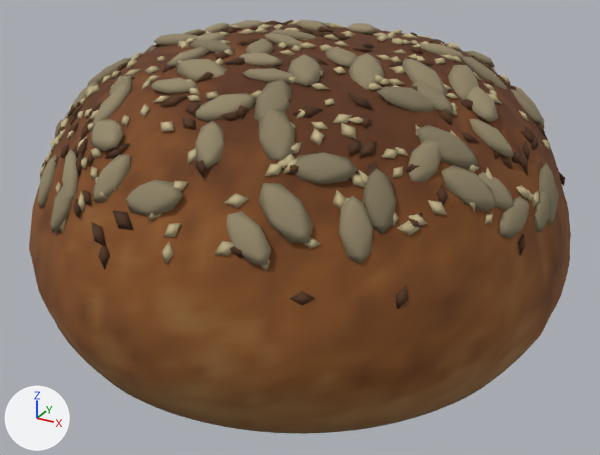
The glTF model digitale-baeckerei/produkte-3d/koernerweck.glb, before and after one commit.
The view is the same before and after, from a camera (50 mm lens) standing at (0.0709, -0.1291, 0.0821) and looking at (0.0018, -0.0034, 0.0192). The lights are fixed; the arrows at lower left show +X, +Y and +Z. The older version comes first. Where no turn or scale is listed for an object, it has been applied to the vertices.

Objects in the first picture: 'koernerweck'.
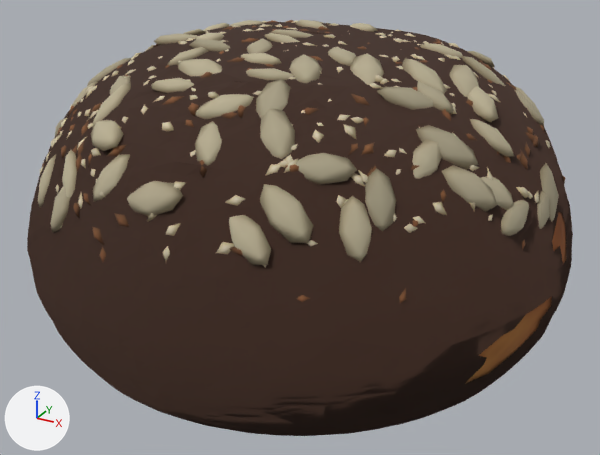
Where the newer file only moved an object's origin or applied its transform, the numbers keep the older frame.

What the commit changed:
me_koernerweck is used by ob_koernerweck; location (0.0, 0.0, 0.028).
me_koernerweck had 11606 vertices, 20632 faces and spanned x -0.05..0.05, y -0.05..0.05, z -0.028..0.028.
me_koernerweck now has 14596 vertices, 26588 faces and spans x -0.0503..0.0503, y -0.0503..0.0503, z -0.028..0.028.
me_koernerweck part 1: 2 vertices moved within x -0.0014..0.0006, y -0.0019..0.0004, z 0.0265; 2 vertices removed from x -0.0014..0.0005, y -0.0019..0.0005, z 0.0265; 2992 vertices added at x -0.0503..0.0503, y -0.0503..0.0503, z -0.028..0.0274.
me_koernerweck part 2: 18283 kept faces spanning x -0.05..0.05, y -0.05..0.05, z -0.028..0.028 get new vertex colours; the middle colour goes from brown #73431a to brown #794319.

Location of each change, [x1, y1, x2, y2] in pixels of the pictures (600 x 455 px):
'koernerweck', reshaped: before [29, 19, 571, 434]; after [27, 19, 573, 436]
part 1 of me_koernerweck, built on (brown): after [27, 22, 573, 436]
part 2 of me_koernerweck, recoloured: before [29, 19, 571, 434]; after [38, 19, 567, 383]
